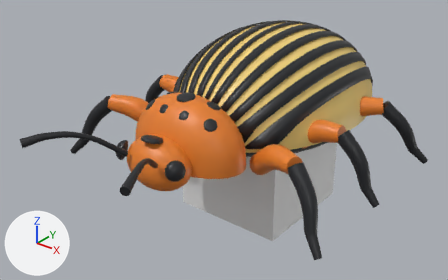
Two versions of the FBX model art/export/fbx/Bug.fbx, one commit apart.
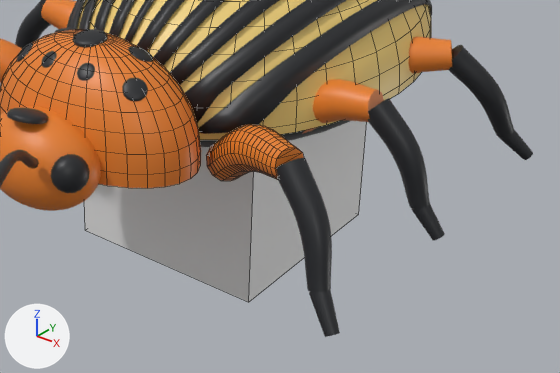
Each version appears first whole from a 50 mm lens placed at (2.87, -4.12, 2.53), pointed at (-0.04, -0.47, 0.26), and next in a close-up on the part from 31% to 99% of the width and 27% to 100% of the height. The axes (+X, +Y, +Z) are drawn at lower left. The lights are the same throughout. The last two pictures show the newer version. The close-ups show mesh edges as thin lines. Where no turn or scale is listed for an object, it has been applied to the vertices.

The scene before the commit, as lines of its bpy script (objects in view):
```python
me_bugbody_hip01__black_sway_y_14_12_57_0_0_5_0_32_0_72 = bpy.data.meshes.new('BugBody/Hip01__Black@sway_y_14_12.57_0#0.5,0.32,0.72')
me_bugbody_hip01__black_sway_y_14_12_57_0_0_5_0_32_0_72.from_pydata(...)  # 276 vertices, 292 faces; spans x 0.373..0.782, y -0.406..-0.121, z -0.32..0.245
me_bugbody_hip01__black_sway_y_14_12_57_0_0_5_0_32_0_72.materials.append(mat_black)  # black #202226
me_bugbody_hip0_1__bugorange_sway_y_14_12_57_0_5__0_5_0_32_0_72 = bpy.data.meshes.new('BugBody/Hip0-1__BugOrange@sway_y_14_12.57_0.5#-0.5,0.32,0.72')
me_bugbody_hip0_1__bugorange_sway_y_14_12_57_0_5__0_5_0_32_0_72.from_pydata(...)  # 252 vertices, 260 faces; spans x -0.448..0.057, y -0.243..0.078, z -0.069..0.268
me_bugbody_hip0_1__bugorange_sway_y_14_12_57_0_5__0_5_0_32_0_72.materials.append(mat_bugorange)  # orange #e8802a
me_origin__pivot_082 = bpy.data.meshes.new('Origin__Pivot.082')
me_origin__pivot_082.from_pydata(...)  # a box spanning x -0.5..0.5, y -0.5..0.5, z -0.5..0.5
ob_bugbody_hip01__black_sway_y_14_12_57_0_0_5_0_32_0_72 = bpy.data.objects.new('BugBody/Hip01__Black@sway_y_14_12.57_0#0.5,0.32,0.72', me_bugbody_hip01__black_sway_y_14_12_57_0_0_5_0_32_0_72)
ob_bugbody_hip01__black_sway_y_14_12_57_0_0_5_0_32_0_72.location = (0.5, -0.72, 0.32)
ob_bugbody_hip0_1__bugorange_sway_y_14_12_57_0_5__0_5_0_32_0_72 = bpy.data.objects.new('BugBody/Hip0-1__BugOrange@sway_y_14_12.57_0.5#-0.5,0.32,0.72', me_bugbody_hip0_1__bugorange_sway_y_14_12_57_0_5__0_5_0_32_0_72)
ob_bugbody_hip0_1__bugorange_sway_y_14_12_57_0_5__0_5_0_32_0_72.location = (-0.5, -0.72, 0.32)
ob_origin__pivot_082 = bpy.data.objects.new('Origin__Pivot.082', me_origin__pivot_082)
ob_origin__pivot_082.location = (0.0, 0.0, 0.0)
# also in view: 'BugBody__BugOrange@bob_0.03_25.13#0,0,0' at (0.0, -0.95, 0.58); 'BugBody/Hip1-1__BugOrange@sway_y_14_12.57_0#-0.5,0.32,0.25' at (-0.69, -0.25, 0.42); 'BugBody/Hip01__BugOrange@sway_y_14_12.57_0#0.5,0.32,0.72' at (0.7, -0.8, 0.42); 'BugBody/Hip21__BugOrange@sway_y_14_12.57_0#0.5,0.32,-0.25' at (0.7, 0.34, 0.42); 'BugBody/Hip11__Black@sway_y_14_12.57_0.5#0.5,0.32,0.25' at (1.08, -0.25, 0.28)
```
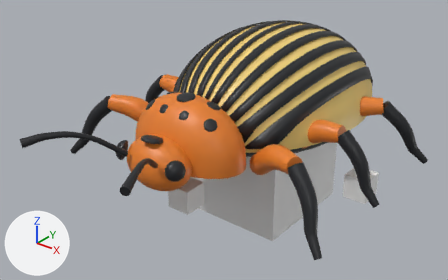
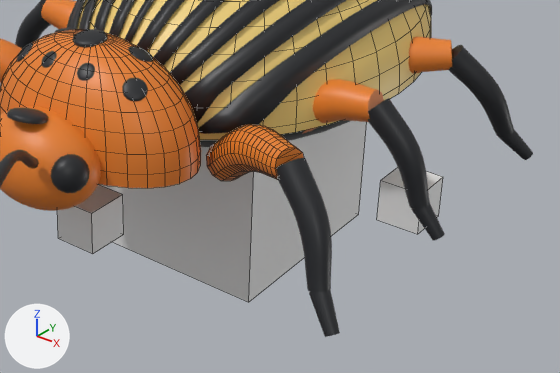
Patch to the scene script:
```diff
--- a/art/export/fbx/Bug.fbx.py
+++ b/art/export/fbx/Bug.fbx.py
@@ me_origin__axisx @@
+me_origin__axisx.from_pydata(...)  # a box spanning x -0.1..0.1, y -0.1..0.1, z -0.1..0.1
@@ ob_origin__axisx @@
+ob_origin__axisx = bpy.data.objects.new('Origin__AxisX', me_origin__axisx)
+ob_origin__axisx.location = (1.0, 0.0, 0.0)
@@ ob_origin__axisz @@
+ob_origin__axisz = bpy.data.objects.new('Origin__AxisZ', me_origin__axisx.copy())
+ob_origin__axisz.location = (0.0, -1.0, 0.0)
```

Changed parts and their boxes (x1, y1, x2, y2) in the close-ups (560 x 373 px):
'Origin__AxisZ', added
    after: (57, 184, 124, 254)
'Origin__AxisX', added
    after: (377, 167, 443, 234)
